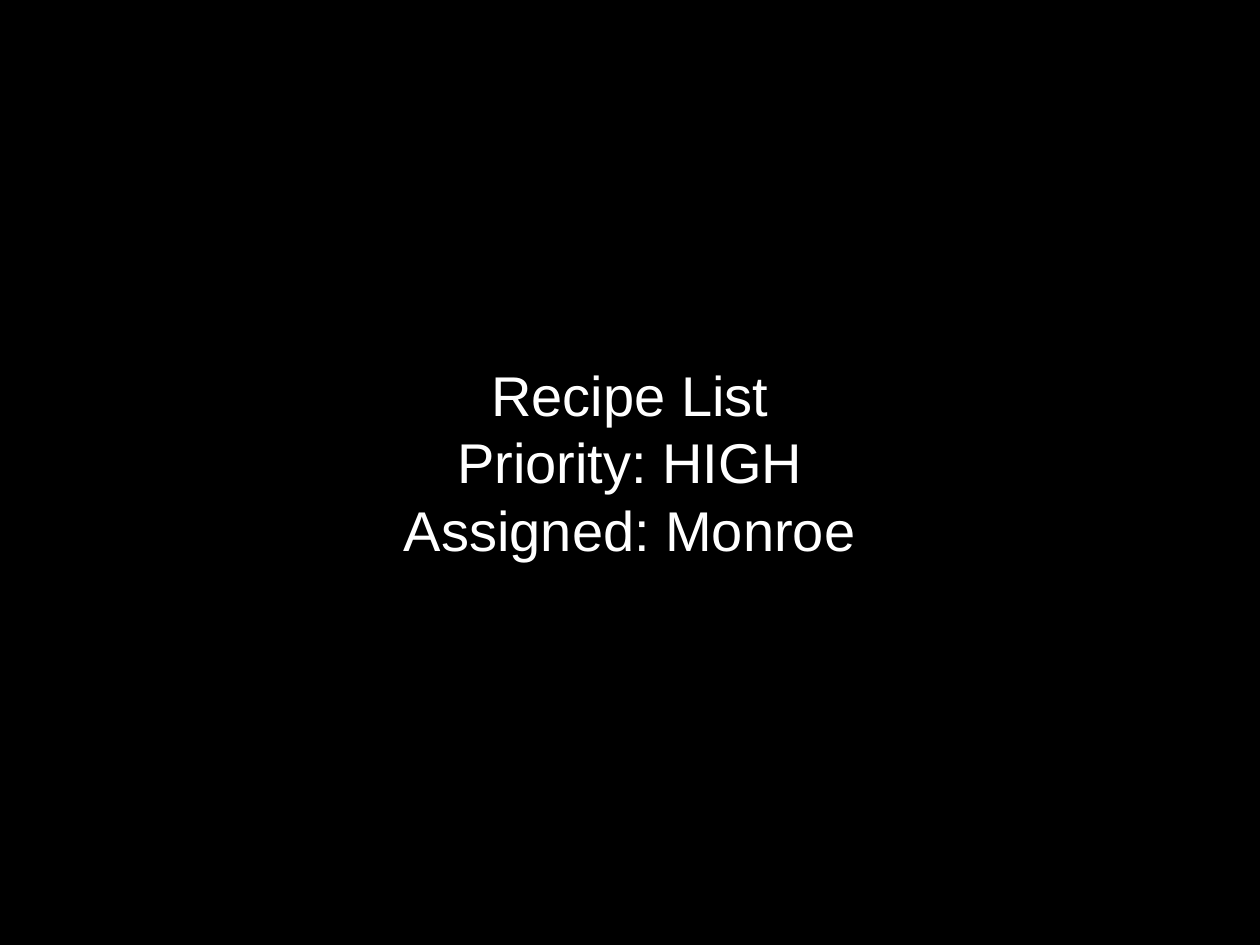
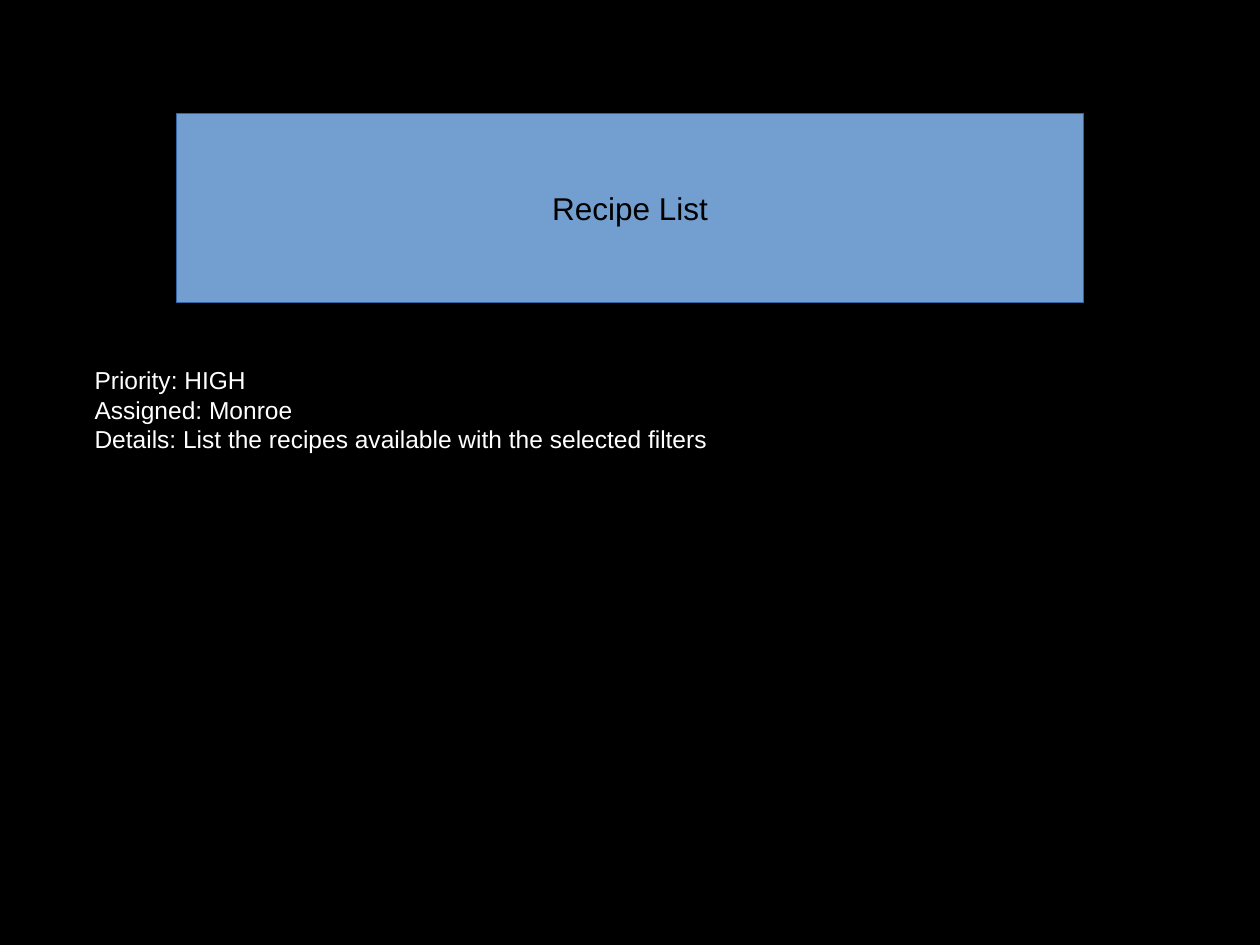
Before and after one commit to ucsdCSE110wi16/CSE110M240T7, a slide deck: slide 11 of CSE-110-Project-Cookbook.odp. Drawn at 1260x945 pixels with LibreOffice and Linux fonts; fonts in the diff are those of the drawing. Boxes give left, top, right and bottom in pixels: in the first picture for what was removed or moved away, otherwise in the second. Text is boxed around its words. In the diff, an @@ line names an element or a change of style, - is before the commit and + after.

```diff
--- a/CSE-110-Project-Cookbook.odp
+++ b/CSE-110-Project-Cookbook.odp
@@ rectangle added at [176, 113, 1084, 302], fill #729FCF, outline #3465A4 0 pt, 18 pt, text #000000 @@
+Recipe List
@@ title added at [94, 371, 707, 453], 14 pt, text #FFFFFF @@
+Priority: HIGH
+Assigned: Monroe
+Details: List the recipes available with the selected filters
@@ subtitle removed at [404, 375, 855, 561] @@
-Recipe List
-Priority: HIGH
-Assigned: Monroe
```
Also in this commit, not shown: 2 other slides changed, 5 slides added, 2 slides removed.
